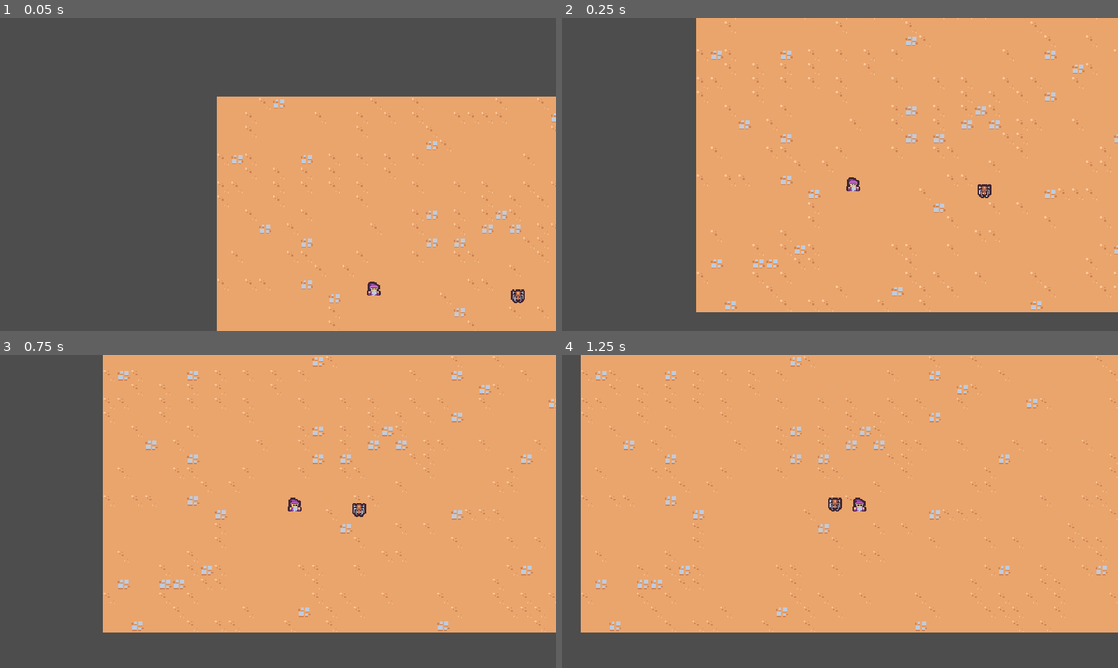
Above: before the commit, frames 1-4 (two rows, left to right).
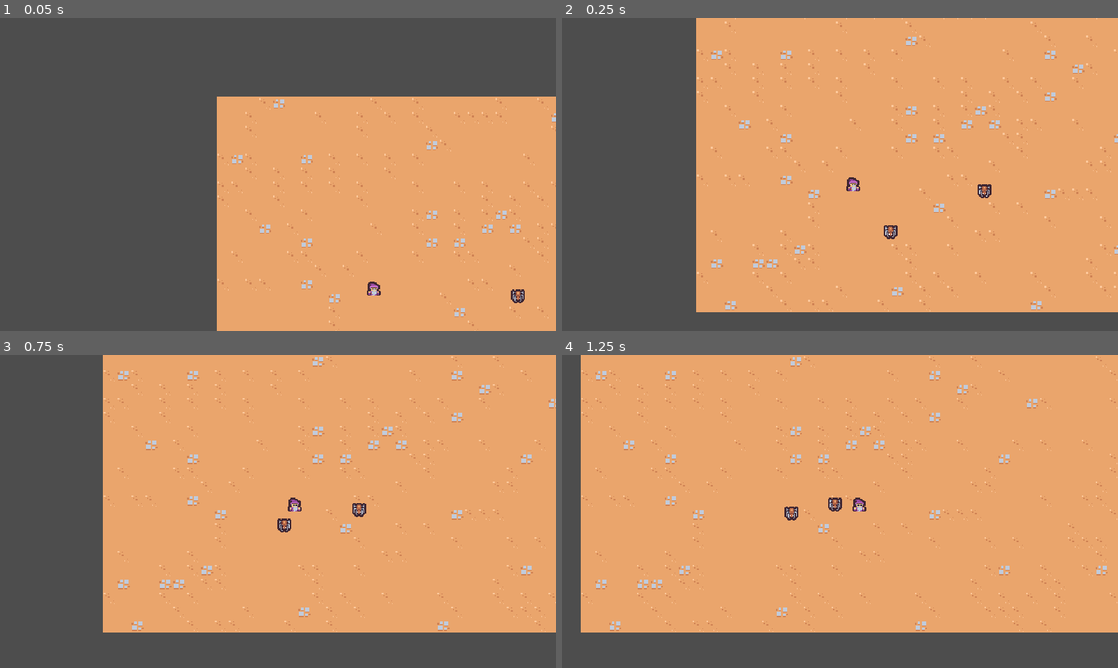
Above: after the commit, the same moments.

Repository: RdotSilva/Godot-2D-Survivor
Game: Godot game, scene res://scenes/main/main.tscn
Same seed, same stepped clock (60 frames per second), same inputs: the game is played once before the commit and once after it.
Inputs:
- Up to frame 1 (0.05 s): no input
- Up to frame 2 (0.25 s): no input
- Up to frame 3 (0.75 s): hold D (move_right) from 0.53 s (still down)
- Up to frame 4 (1.25 s): keep holding D (move_right)

Frame 1 is identical in both runs. In frame 2, 0.1% of the frame differs, in the area x 57-61%, y 66-71%; in frame 3, 0.1%; in frame 4, 0.1%.

Commit message:
Add duplicate basic enemy

Diff:
--- a/scenes/main/main.tscn
+++ b/scenes/main/main.tscn
@@ -23,3 +23,8 @@
 position = Vector2(351, 238)
 collision_layer = 0
 script = ExtResource("5_bm4iw")
+
+[node name="BasicEnemy2" parent="." instance=ExtResource("4_vm6ys")]
+position = Vector2(236, 299)
+collision_layer = 0
+script = ExtResource("5_bm4iw")
